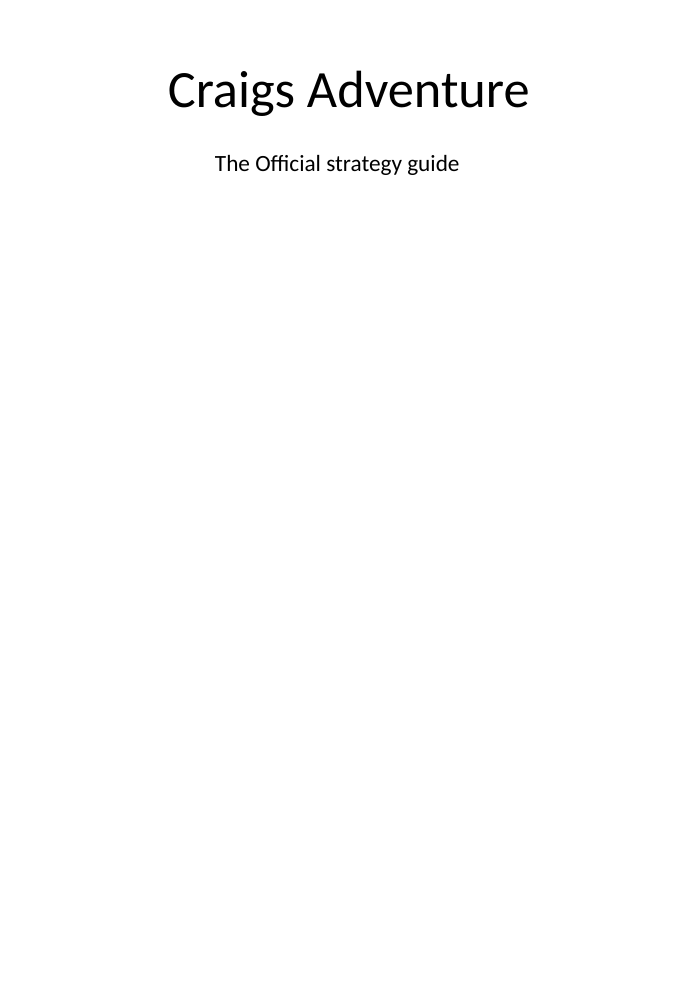
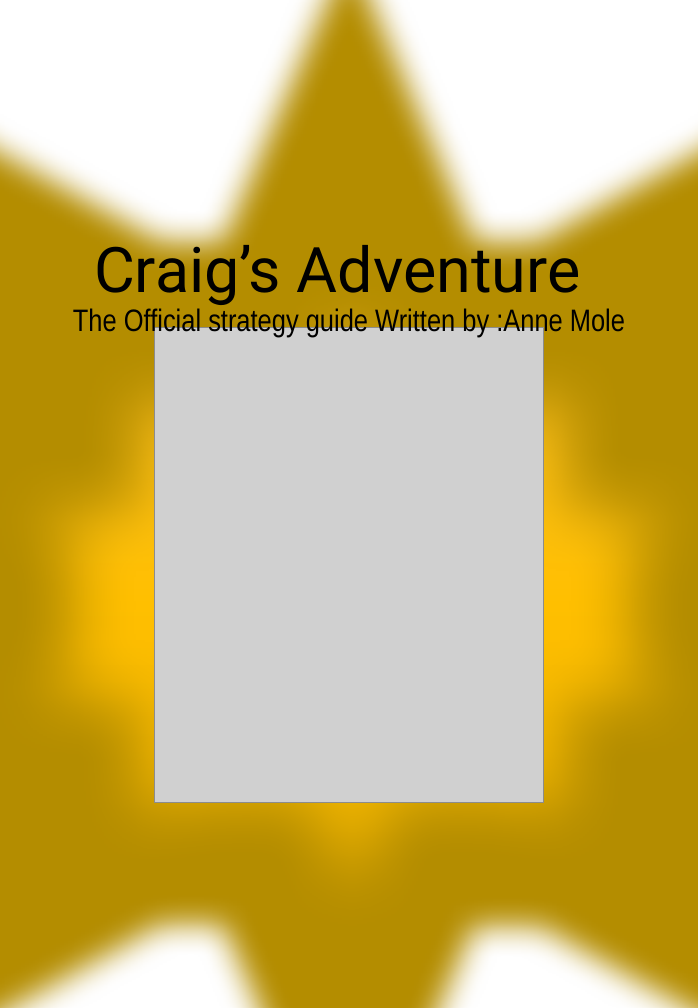
Before and after one commit to ponyfan88/Craigs-Adventure, a slide deck: slide 1 of Manual assets/maNUAL.pptx. Drawn at 698x1008 pixels with LibreOffice and Linux fonts; fonts in the diff are those of the drawing; grey boxes stand for pictures. Boxes give left, top, right and bottom in pixels: in the first picture for what was removed or moved away, otherwise in the second. Text is boxed around its words. In the diff, an @@ line names an element or a change of style, - is before the commit and + after.

```diff
--- a/Manual assets/maNUAL.pptx
+++ b/Manual assets/maNUAL.pptx
@@ star added at (0,0,698,1008), fill #B48D00 @@
@@ star added at (0,104,698,1008), fill gradient #FFC64B to #FFC000 to #E3AB00 @@
@@ title at (94,235,581,305): text changed; size 40.5 to 48.6 pt; font Calibri to Roboto @@
-Craigs Adventure
+Craig’s Adventure
@@ subtitle at (73,308,625,337): text changed; size 18 to 24 pt; font Calibri to Arial Narrow @@
-The Official strategy guide
+The Official strategy guide Written by :Anne Mole
@@ picture added at (154,328,544,802) @@
```
Also in this commit, not shown: 7 other slides changed.
